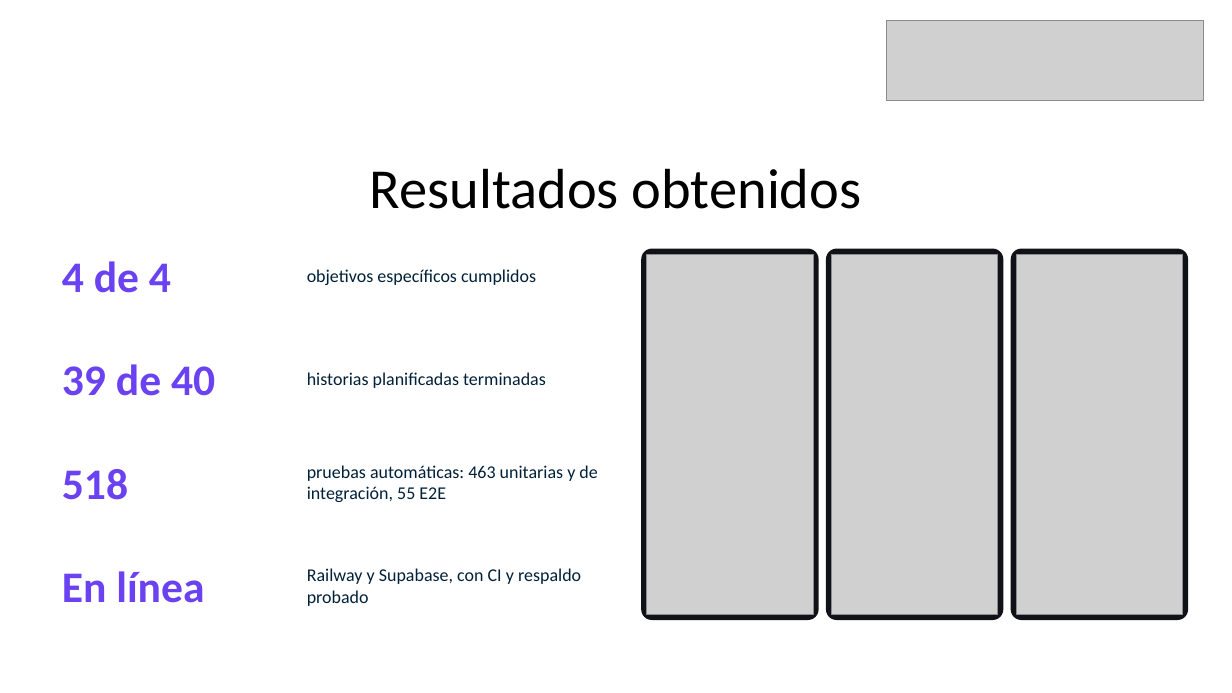
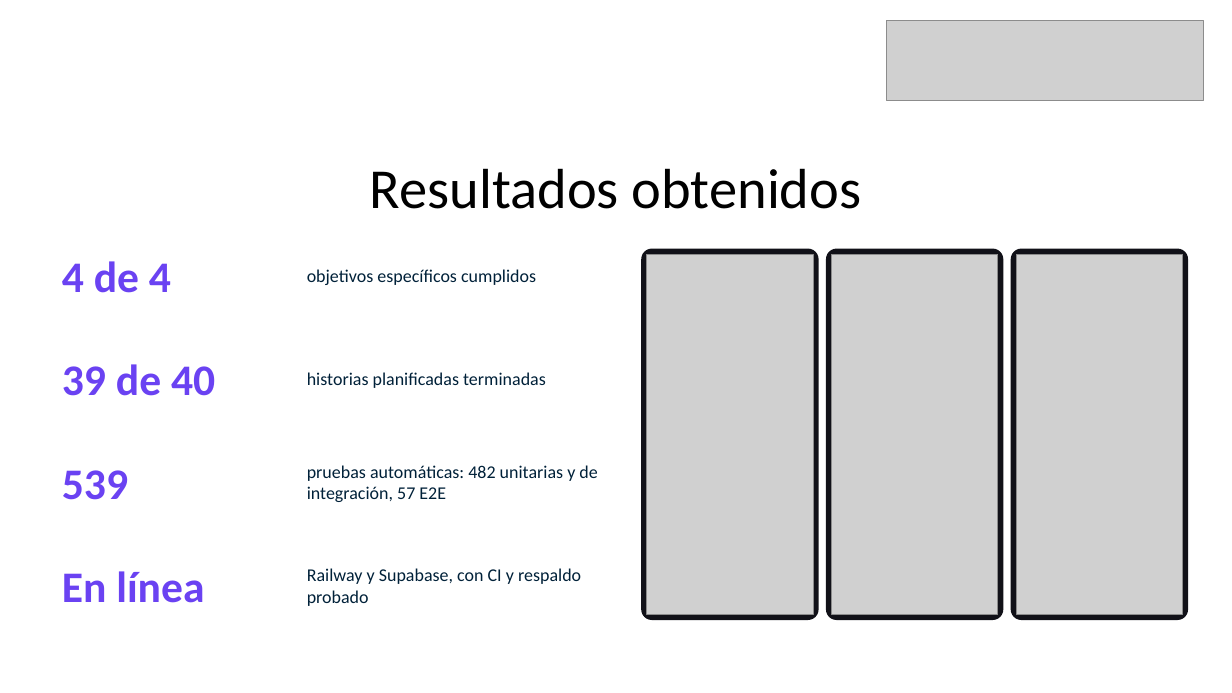
Before and after one commit to MiguelGaticaBestNick123/gesnoc, a slide deck: slide 13 of Fase 2/Evidencias proyecto/Presentación Proyecto.pptx. Drawn at 1232x693 pixels with LibreOffice and Linux fonts; fonts in the diff are those of the drawing; grey boxes stand for pictures. Boxes give left, top, right and bottom in pixels: in the first picture for what was removed or moved away, otherwise in the second. Text is boxed around its words. In the diff, an @@ line names an element or a change of style, - is before the commit and + after.

```diff
--- a/Fase 2/Evidencias proyecto/Presentación Proyecto.pptx
+++ b/Fase 2/Evidencias proyecto/Presentación Proyecto.pptx
@@ text at bbox=[62, 470, 128, 500]: text changed @@
-518
+539
@@ text at bbox=[307, 465, 597, 502]: text changed @@
-pruebas automáticas: 463 unitarias y de integración, 55 E2E
+pruebas automáticas: 482 unitarias y de integración, 57 E2E
```
Also in this commit, not shown: 1 other slide changed, 1 other file.
